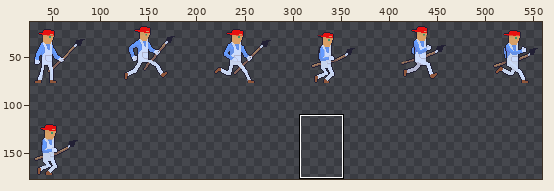
One commit to this sprite sheet: characters/player.png. Above: a wide view before the commit, with the close-up outlined.
Close-up. First the earlier version:
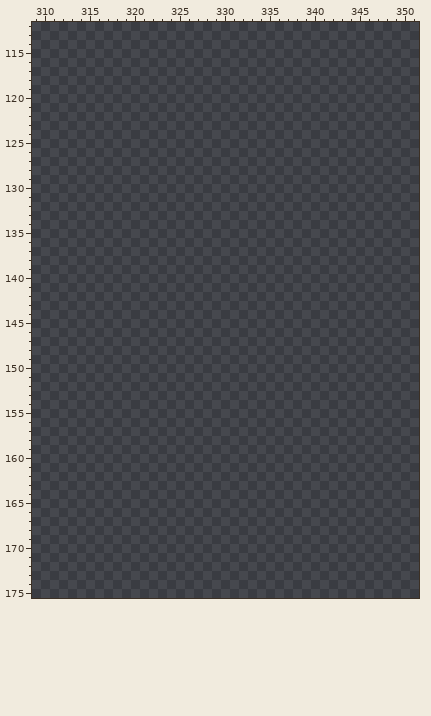
The file is 576x192 pixels. Shown: x 309..351, y 112..175. The wide view leaves out empty margins. The commit also changed other parts of the picture, which this record leaves out.
Once edited:
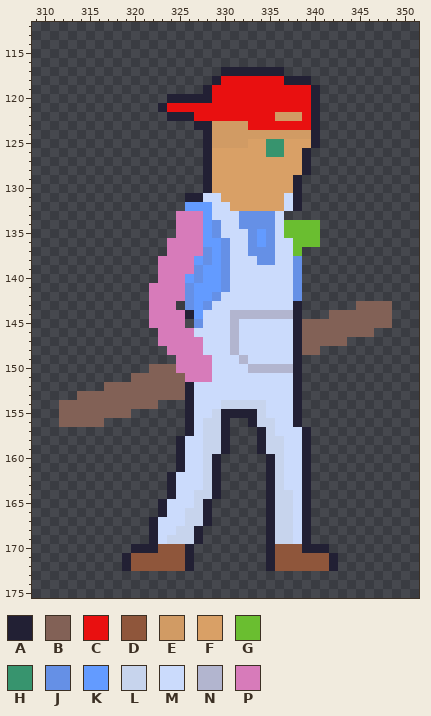
Palette (. is transparent): A #222034  B #826156  C #e91010  D #8f563b  E #d19b64  F #d9a066  G #6abe30  H #37946e  J #6590e6  K #639bff  L #c7d4ed  M #cbdbfc  N #b2b5cf  P #d77bba
The edit:
Changed rows in their new state; - is an unchanged pixel.
first column x 312:
117 ------------------AAAAAAA------------
118 -----------------ACCCCCCCAAA---------
119 ----------------ACCCCCCCCCCCA--------
120 ------------AAAAACCCCCCCCCCCA--------
121 -----------ACCCCCCCCCCCCCCCCA--------
122 ------------AAACCCCCCCCCEEECA--------
123 ---------------AAEEEECCCCCCCA--------
124 ----------------AEEEEEEEEEEEA--------
125 ----------------AEEEEFFHHFFFA--------
126 ----------------AFFFFFFHHFFA---------
127 ----------------AFFFFFFFFFFA---------
128 ----------------AFFFFFFFFFFA---------
129 ----------------AFFFFFFFFFA----------
130 ----------------AFFFFFFFFFA----------
131 --------------AAMMFFFFFFFMA----------
132 --------------KKKMMFFFFFFMA----------
133 -------------PPPKMMMJJJJM------------
134 -------------PPPKJMMJJJJMGGGG--------
135 -------------PPPKJMMMJKJMGGGG--------
136 ------------PPPPKKJMMJKJMMGGG--------
137 ------------PPPPJKJMMJJJMMG----------
138 -----------PPPPKJKJMMMJJMMJ----------
139 -----------PPPPJKKJMMMMMMMJ----------
140 -----------PPPKJKKJMMMMMMMJ----------
141 ----------PPPPJKKKJMMMMMMMJ----------
142 ----------PPPPJKKJMMMMMMMMJ----------
143 ----------PPP-JKJMMMMMMMMMA------BBBB
144 ----------PPPPAKMMMNNNNNNNA---BBBBBBB
145 ----------PPPP-JMMMNMMMMMMABBBBBBBBBB
146 -----------PPPPMMMMNMMMMMMABBBBBBBB--
147 -----------PPPPPMMMNMMMMMMABBBBB-----
148 ------------PPPPMMMNMMMMMMABB--------
149 -------------PPPPMMMNMMMMMA----------
150 ----------BBBPPPPMMMMNNNNNA----------
151 --------BBBBBBPPPMMMMMMMMMA----------
152 -----BBBBBBBBBAMMMMMMMMMMMA----------
153 --BBBBBBBBBBBBAMMMMMMMMMMMA----------
154 BBBBBBBBBBB---AMMMLLLLLMMMA----------
155 BBBBBBBB------AMMLAAAALMMMA----------
156 BBBBB---------AMLLA--ALLMMA----------
157 --------------AMLLA---ALMMMA---------
158 -------------AMMLLA---ALLMMA---------
159 -------------AMMLLA---ALLMMA---------
160 -------------AMMLA-----ALMMA---------
161 -------------AMMLA-----ALMMA---------
162 ------------AMMMLA-----ALMMA---------
163 ------------AMMMLA-----ALMMA---------
164 ------------AMMLLA-----ALLMA---------
165 -----------AMMMLA------ALLMA---------
166 -----------AMMLLA------ALLMA---------
167 ----------AMMMLLA------ALLMA---------
168 ----------AMMLLA-------ALLMA---------
169 ----------AMLLLA-------ALLMA---------
170 --------AAADDDA--------ADDDAAA-------
171 -------ADDDDDDA--------ADDDDDDA------
172 -------ADDDDDDA--------ADDDDDDA------
Changed places in both close-ups, as pixel boxes (x1, y1, x2, y2):
added: (59, 67, 392, 571)
